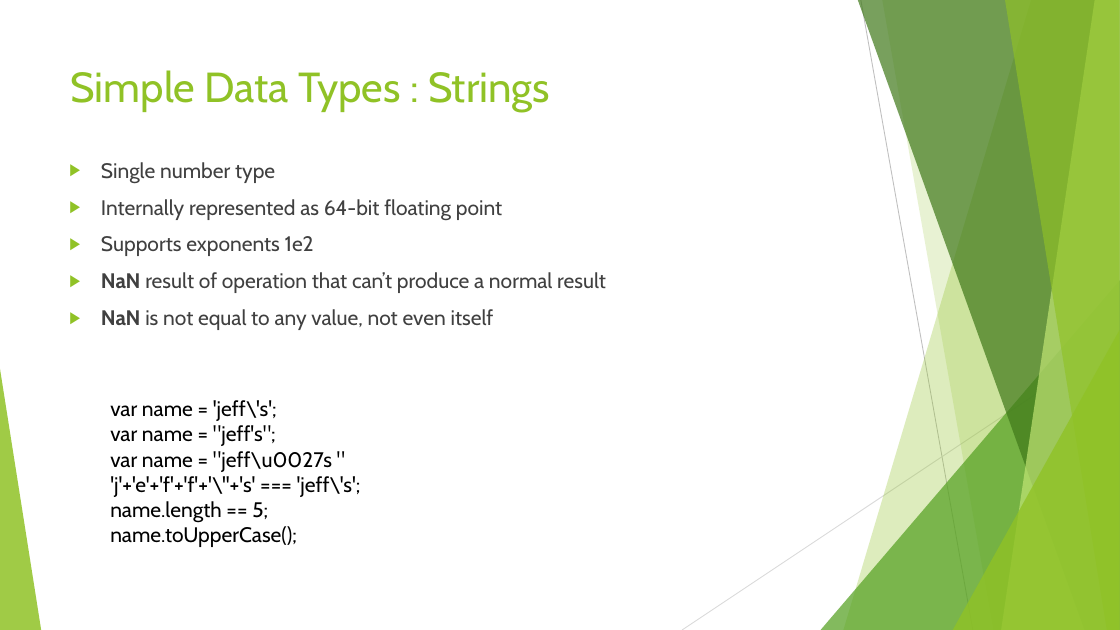
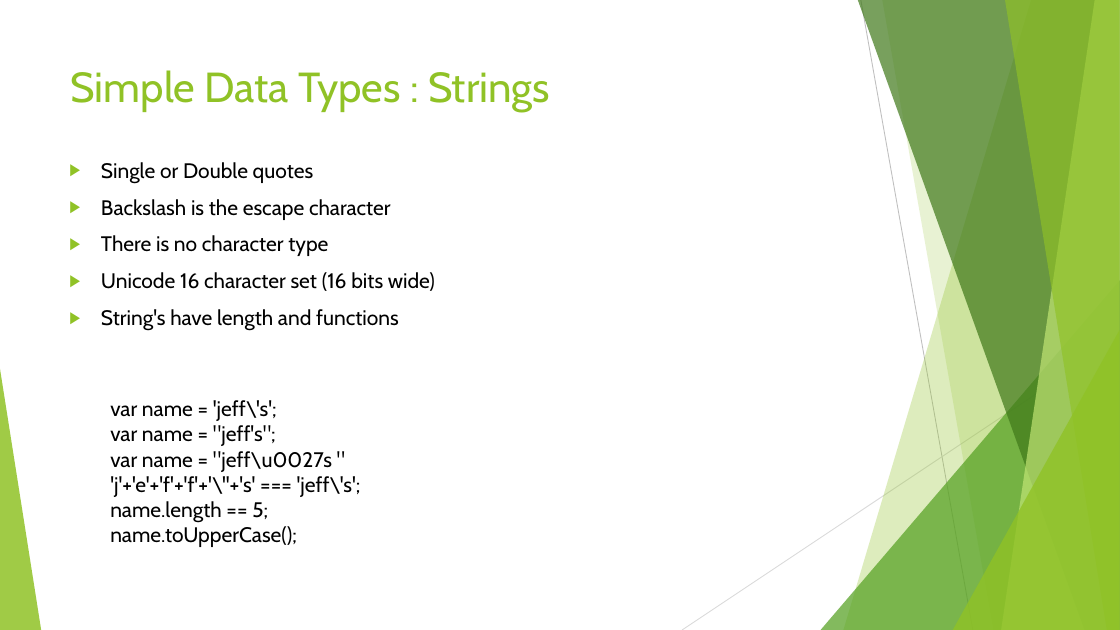
Before and after one commit to jeffxor/prototypes, a slide deck: slide 5 of doc/Javascript.Objects.pptx. Drawn at 1120x630 pixels with LibreOffice and Linux fonts; fonts in the diff are those of the drawing; background and template pictures are left out. Boxes give left, top, right and bottom in pixels: in the first picture for what was removed or moved away, otherwise in the second. Text is boxed around its words. In the diff, an @@ line names an element or a change of style, - is before the commit and + after.

```diff
--- a/doc/Javascript.Objects.pptx
+++ b/doc/Javascript.Objects.pptx
@@ text at (x1=101, y1=162, x2=435, y2=331): text changed; text colour #404040 to #000000 @@
-▶ Single number type
-▶ Internally represented as 64-bit floating point
-▶ Supports exponents 1e2
-▶ NaN result of operation that can’t produce a normal result
-▶ NaN is not equal to any value, not even itself
+▶ Single or Double quotes
+▶ Backslash is the escape character
+▶ There is no character type
+▶ Unicode 16 character set (16 bits wide)
+▶ String's have length and functions
```
Also in this commit, not shown: 5 other slides changed, 4 slides added, 4 other files.
